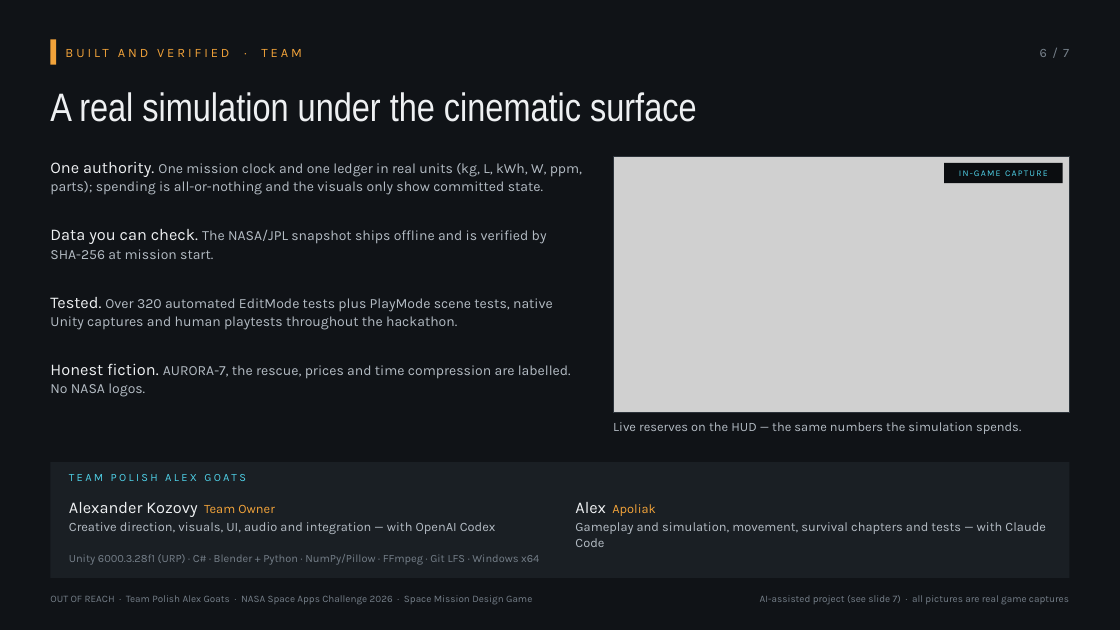
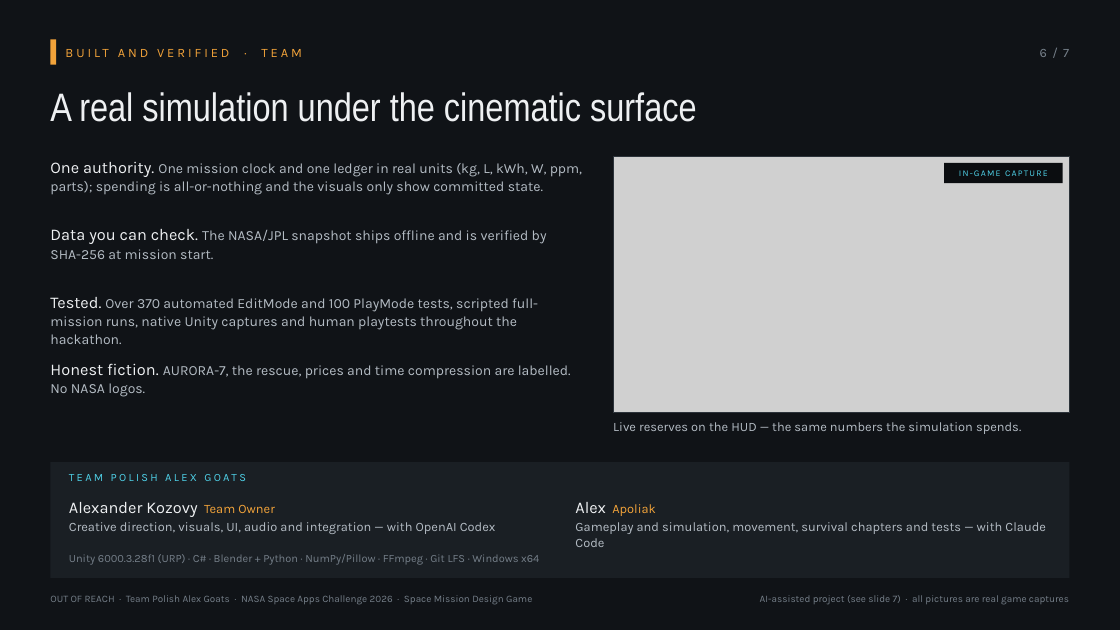
Before and after one commit to alex-slovakia/out-of-reach, a slide deck: slide 6 of docs/submission-draft-2026/deck/OUT-OF-REACH_SpaceApps2026_deck.pptx. Drawn at 1120x630 pixels with LibreOffice and Linux fonts; fonts in the diff are those of the drawing; grey boxes stand for pictures. Boxes give left, top, right and bottom in pixels: in the first picture for what was removed or moved away, otherwise in the second. Text is boxed around its words. In the diff, an @@ line names an element or a change of style, - is before the commit and + after.

```diff
--- a/docs/submission-draft-2026/deck/OUT-OF-REACH_SpaceApps2026_deck.pptx
+++ b/docs/submission-draft-2026/deck/OUT-OF-REACH_SpaceApps2026_deck.pptx
@@ text at <box>50,297,538,344</box>: text changed @@
-Tested. Over 320 automated EditMode tests plus PlayMode scene tests, native Unity captures and human playtests throughout the hackathon.
+Tested. Over 370 automated EditMode and 100 PlayMode tests, scripted full-mission runs, native Unity captures and human playtests throughout the hackathon.
```
Also in this commit, not shown: 7 other files.
